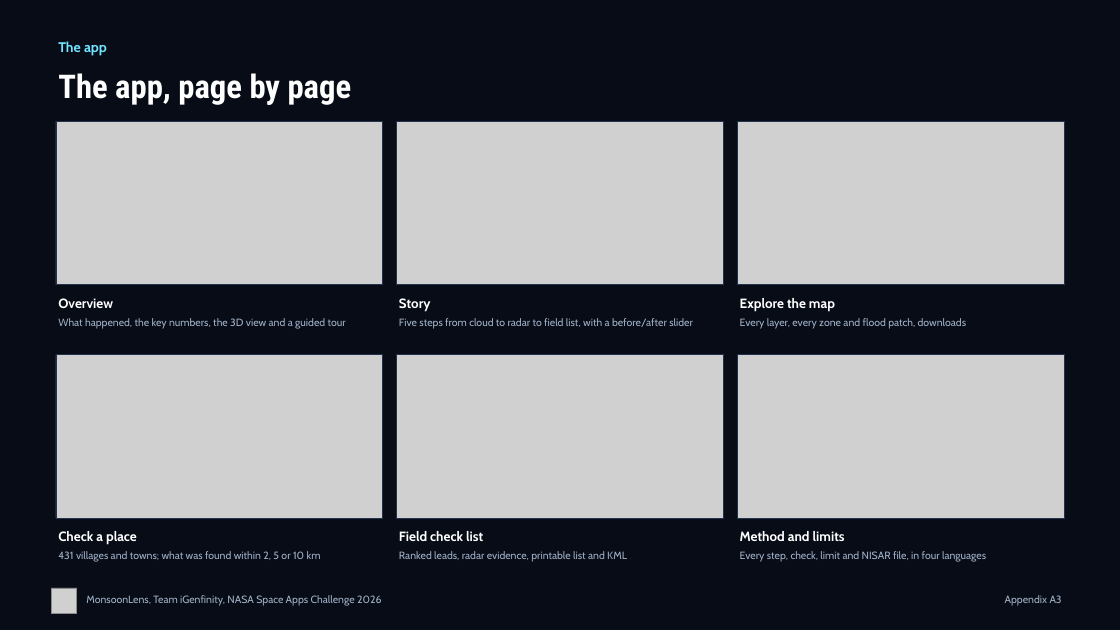
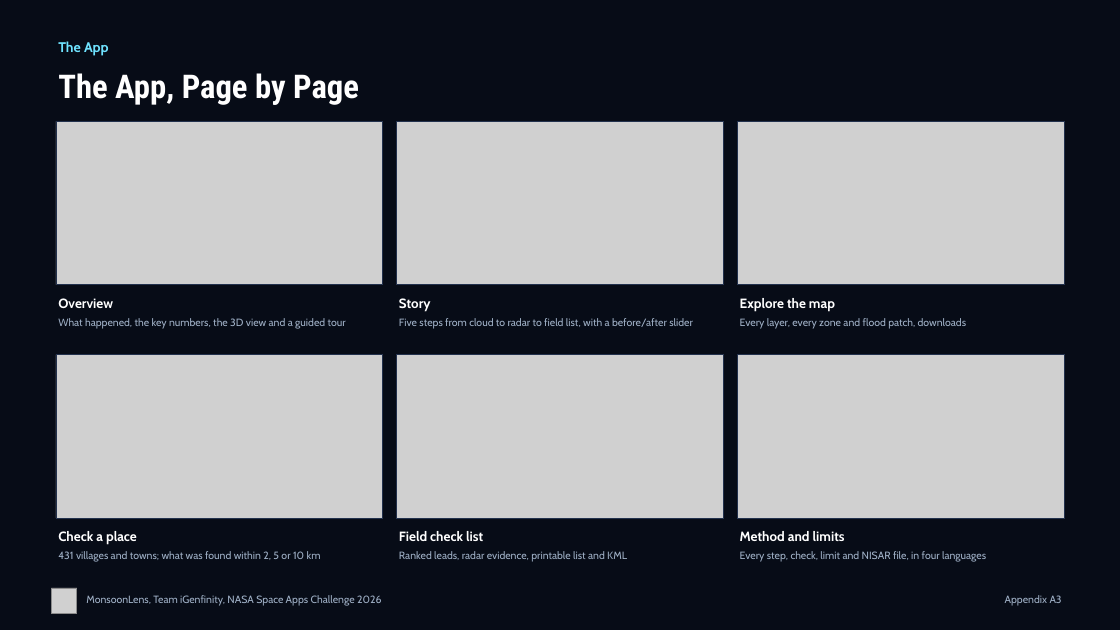
Before and after one commit to AyushSinghNegi/dancing-with-the-sars, a slide deck: slide 4 of deliverables/deck/MonsoonLens_Appendix.pptx. Drawn at 1120x630 pixels with LibreOffice and Linux fonts; fonts in the diff are those of the drawing; grey boxes stand for pictures. Boxes give left, top, right and bottom in pixels: in the first picture for what was removed or moved away, otherwise in the second. Text is boxed around its words. In the diff, an @@ line names an element or a change of style, - is before the commit and + after.

```diff
--- a/deliverables/deck/MonsoonLens_Appendix.pptx
+++ b/deliverables/deck/MonsoonLens_Appendix.pptx
@@ text at bbox=[58, 41, 109, 56]: text changed @@
-The app
+The App
@@ text at bbox=[58, 73, 359, 105]: text changed @@
-The app, page by page
+The App, Page by Page
```
Also in this commit, not shown: 9 other slides changed, 8 other files.
